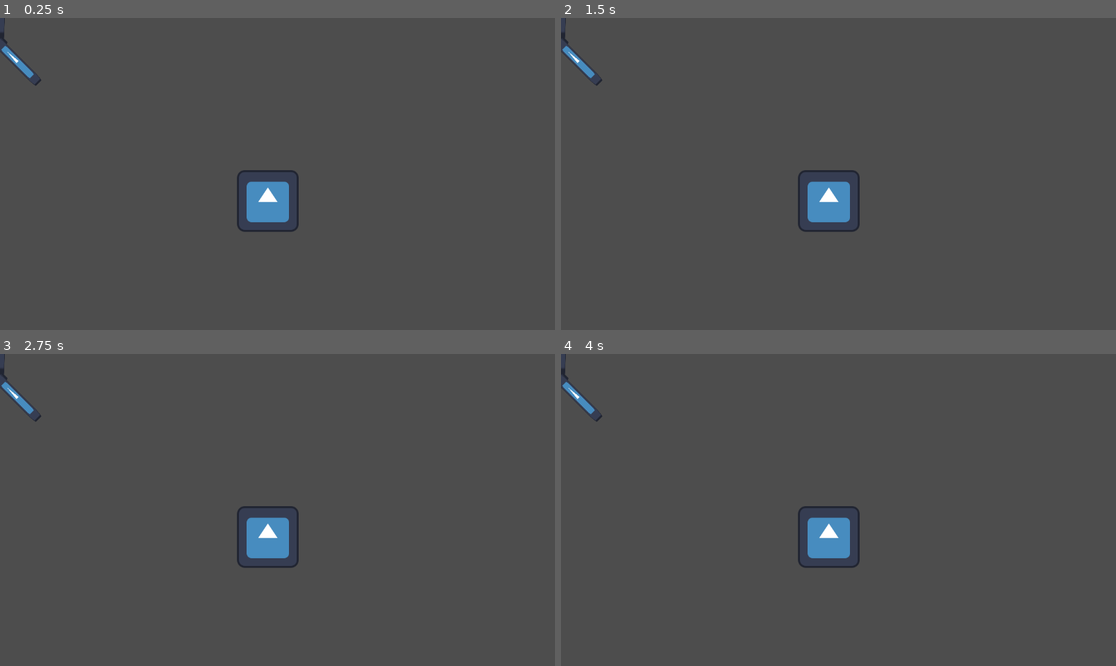
Above: before the commit, frames 1-4 (two rows, left to right).
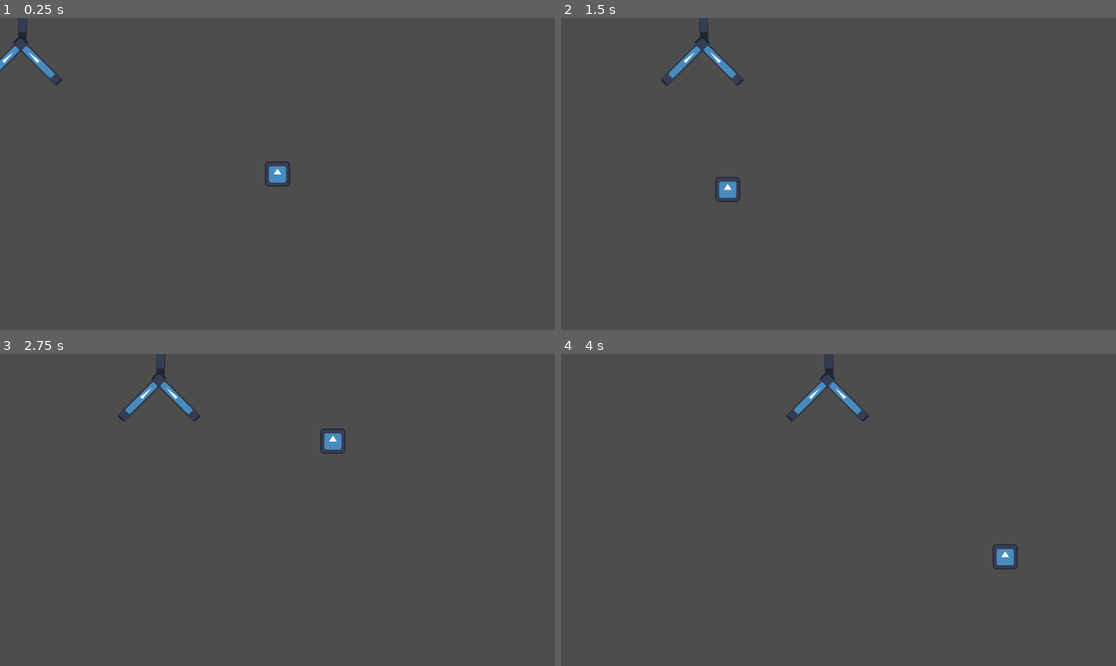
Above: after the commit, the same moments.

Repository: bonsaipropaganda/GMTK-Jam-2023
Game: Godot game, scene res://scenes/claw/claw_tests.tscn
Two runs of this game, one before a commit and one after it. Both use one fixed random seed, a clock stepped at 60 frames per second and the inputs below. The project has no main scene, so this scene is started directly. The engine's default icon, where the game draws it, is replaced by a stand-in: a white triangle on a blue panel in a dark square.
Inputs (mouse positions are in pixels of both pictures, inside the frame that each line leads up to):
- Up to frame 1 (0.25 s): no input
- Up to frame 2 (1.5 s): move the mouse to (960, 158) at 0.52 s; move the mouse to (727, 189) at 1.27 s
- Up to frame 3 (2.75 s): move the mouse to (333, 441) at 2.02 s
- Up to frame 4 (4 s): move the mouse to (810, 572) at 2.77 s; move the mouse to (1005, 556) at 3.52 s

The runs differ from the first frame. In frame 1, 2.0% of the frame differs, in the area x 0-54%, y 0-69%; in frame 2, 2.2%; in frame 3, 2.2%; in frame 4, 2.2%.

Commit message:
Implemented claw homing, descend and ascend logic

Diff:
--- a/code/claw/claw.gd
+++ b/code/claw/claw.gd
@@ -5,7 +5,15 @@
 @export var target: Node2D # TOOD: change to player type
 
 ## Horizontal speed of the claw
-@export var homing_speed: float = 100.0
+@export var homing_speed: float = 200.0
 
 ## The speed at wich it tries to catch the player
-@export var descending_speed: float = 150.0
+@export var descending_speed: float = 250.0
+## The speed at wich the claw goes back up
+@export var ascending_speed: float = 200.0
+## The horizontal distance at wich the claw tries to grab
+@export var grab_distance: float = 35.0
+
+
+## If the player is inside this area, close the hand
+@onready var hand_area: Area2D = $HandArea
--- a/code/claw/claw_tests.gd
+++ b/code/claw/claw_tests.gd
@@ -1,11 +1,5 @@
 extends Node2D
 
 
-# Called when the node enters the scene tree for the first time.
-func _ready() -> void:
-	pass # Replace with function body.
-
-
-# Called every frame. 'delta' is the elapsed time since the previous frame.
-func _process(delta: float) -> void:
-	pass
+func _process(_delta: float) -> void:
+	$IAmAPlayer.position = get_global_mouse_position()
--- /dev/null
+++ b/code/claw/fsm/ascend_state.gd
@@ -0,0 +1,13 @@
+extends ClawState
+
+
+func _physics_process(delta: float) -> void:
+	if not claw.target:
+		return
+
+	claw.position.y -= claw.ascending_speed * delta
+
+	# When the claw reaches the top
+	if claw.position.y <= 0.0:
+		claw.position.y = 0.0
+		fsm.switch_to_state("HomingState")
--- a/code/claw/fsm/claw_fsm.gd
+++ b/code/claw/fsm/claw_fsm.gd
@@ -3,4 +3,8 @@
 extends FiniteStateMachine
 
 
-@onready var claw: Claw = get_parent()
+var claw: Claw
+
+
+func _ready() -> void:
+	propagate_call(&"set", [&"claw", get_parent()])
--- a/code/claw/fsm/claw_state.gd
+++ b/code/claw/fsm/claw_state.gd
@@ -3,4 +3,4 @@
 
 
 @onready var fsm: ClawFSM = get_parent()
-@onready var claw: Claw = fsm.claw
+var claw: Claw
--- /dev/null
+++ b/code/claw/fsm/descend_state.gd
@@ -0,0 +1,18 @@
+extends ClawState
+
+
+func _physics_process(delta: float) -> void:
+	if not claw.target:
+		return
+
+	var y_direction: float = sign(claw.target.position.y - claw.position.y)
+	claw.position.y += y_direction * claw.descending_speed * delta
+
+	# Start to grab the player if in the hand
+	if claw.hand_area.has_overlapping_bodies():
+		fsm.switch_to_state("GrabbingState")
+
+	# Go back to homing state if too far from the target
+	var distance: float = abs(claw.target.position.x - claw.position.x)
+	if distance > claw.grab_distance:
+		fsm.switch_to_state("AscendState")
--- /dev/null
+++ b/code/claw/fsm/grabbing_state.gd
@@ -0,0 +1,9 @@
+extends ClawState
+
+
+func _state_entered(_from: ClawState) -> void:
+	print("GRAB !!!")
+
+
+func _ready() -> void:
+	state_entered.connect(_state_entered)
--- a/code/claw/fsm/homing_state.gd
+++ b/code/claw/fsm/homing_state.gd
@@ -2,10 +2,14 @@
 
 
 func _physics_process(delta: float) -> void:
-	if not is_instance_valid(claw.target):
+	if not claw.target:
 		return
 
-	var dir: float = claw.target.position.x - claw.position.x
-	dir = sign(dir)
+	var direction: float = claw.target.position.x - claw.position.x
+	var distance: float = abs(direction)
+	direction = sign(direction)
 
-	claw.position.x += dir * claw.homing_speed * delta
+	claw.position.x += direction * claw.homing_speed * delta
+
+	if distance < claw.grab_distance:
+		fsm.switch_to_state("DescendState")
--- a/code/fsm/finite_state_machine.gd
+++ b/code/fsm/finite_state_machine.gd
@@ -5,19 +5,24 @@
 
 @export var current_state: State:
 	set(state):
-		if is_instance_valid(current_state):
-			current_state._exit(state)
-		state._enter(current_state)
+		if not Engine.is_editor_hint():
+			# Change state status
+			if is_instance_valid(current_state):
+				current_state._exit(state)
+			state._enter(current_state)
+
 		current_state = state
-
 		update_configuration_warnings()
 
 
-func switch_to_state(state: State) -> void:
+func switch_to_state(state_name: String) -> void:
+	var state: State = get_node_or_null(state_name)
+	if not is_instance_valid(state):
+		push_error("State %s does not exist" % [state_name])
+		return
 	if current_state == state:
 		return
 	current_state = state
-
 
 
 func _get_configuration_warnings() -> PackedStringArray:
--- a/code/fsm/state.gd
+++ b/code/fsm/state.gd
@@ -5,23 +5,23 @@
 signal state_entered(from: State)
 signal state_exited(to: State)
 
+var is_current_state: bool = false
 
-func _ready() -> void:
-	_set_enabled(false)
 
-	# Connect signals to corresponding methods
-	if has_method(&"_state_entered"):
-		state_entered.connect(func(from: State): call(&"_state_entered", from))
-	if has_method(&"_state_exited"):
-		state_exited.connect(func(to: State): call(&"_state_exited", to))
+func _notification(what: int) -> void:
+	match what:
+		NOTIFICATION_READY: # using notification so that the _ready function can be overrwitten easily in child classes
+			_set_enabled(is_current_state)
 
 
 func _enter(from: State) -> void:
+	is_current_state = true
 	state_entered.emit(from)
 	_set_enabled(true)
 
 
 func _exit(to: State) -> void:
+	is_current_state = false
 	state_exited.emit(to)
 	_set_enabled(false)
 
--- a/project.godot
+++ b/project.godot
@@ -13,3 +13,7 @@
 config/name="GMTK Game Jam 2023 - Claw Game"
 config/features=PackedStringArray("4.1", "Forward Plus")
 config/icon="res://icon.svg"
+
+[layer_names]
+
+2d_physics/layer_3="Claw"
--- a/scenes/claw/claw.tscn
+++ b/scenes/claw/claw.tscn
@@ -1,9 +1,12 @@
-[gd_scene load_steps=7 format=3 uid="uid://cgubjtnwu5enp"]
+[gd_scene load_steps=11 format=3 uid="uid://cgubjtnwu5enp"]
 
 [ext_resource type="Texture2D" uid="uid://b167hqyegprrt" path="res://icon.svg" id="1_um1yc"]
 [ext_resource type="Script" path="res://code/claw/claw.gd" id="1_xf3ji"]
 [ext_resource type="Script" path="res://code/claw/fsm/claw_fsm.gd" id="3_dlgb5"]
 [ext_resource type="Script" path="res://code/claw/fsm/homing_state.gd" id="4_2ckmf"]
+[ext_resource type="Script" path="res://code/claw/fsm/descend_state.gd" id="5_kb0bm"]
+[ext_resource type="Script" path="res://code/claw/fsm/grabbing_state.gd" id="5_mn105"]
+[ext_resource type="Script" path="res://code/claw/fsm/ascend_state.gd" id="6_m2jcv"]
 
 [sub_resource type="RectangleShape2D" id="RectangleShape2D_e168e"]
 size = Vector2(20, 600)
@@ -11,7 +14,11 @@
 [sub_resource type="RectangleShape2D" id="RectangleShape2D_50fir"]
 size = Vector2(20, 100)
 
+[sub_resource type="CircleShape2D" id="CircleShape2D_88500"]
+radius = 40.0
+
 [node name="Claw" type="AnimatableBody2D"]
+collision_layer = 4
 script = ExtResource("1_xf3ji")
 
 [node name="Arm" type="CollisionShape2D" parent="."]
@@ -24,6 +31,7 @@
 
 [node name="Hand" type="AnimatableBody2D" parent="."]
 position = Vector2(0, 60)
+collision_layer = 4
 
 [node name="LeftUp" type="CollisionShape2D" parent="Hand"]
 position = Vector2(-35, 30)
@@ -43,9 +51,26 @@
 scale = Vector2(0.155, 1)
 texture = ExtResource("1_um1yc")
 
+[node name="HandArea" type="Area2D" parent="."]
+position = Vector2(0, 110)
+collision_layer = 0
+monitorable = false
+
+[node name="CollisionShape2D" type="CollisionShape2D" parent="HandArea"]
+shape = SubResource("CircleShape2D_88500")
+
 [node name="ClawFSM" type="Node" parent="." node_paths=PackedStringArray("current_state")]
 script = ExtResource("3_dlgb5")
 current_state = NodePath("HomingState")
 
 [node name="HomingState" type="Node" parent="ClawFSM"]
 script = ExtResource("4_2ckmf")
+
+[node name="DescendState" type="Node" parent="ClawFSM"]
+script = ExtResource("5_kb0bm")
+
+[node name="AscendState" type="Node" parent="ClawFSM"]
+script = ExtResource("6_m2jcv")
+
+[node name="GrabbingState" type="Node" parent="ClawFSM"]
+script = ExtResource("5_mn105")
--- a/scenes/claw/claw_tests.tscn
+++ b/scenes/claw/claw_tests.tscn
@@ -1,8 +1,11 @@
-[gd_scene load_steps=4 format=3 uid="uid://cutngrbp08kgw"]
+[gd_scene load_steps=5 format=3 uid="uid://cutngrbp08kgw"]
 
 [ext_resource type="Script" path="res://code/claw/claw_tests.gd" id="1_rw13k"]
 [ext_resource type="PackedScene" uid="uid://cgubjtnwu5enp" path="res://scenes/claw/claw.tscn" id="2_o3o3p"]
 [ext_resource type="Texture2D" uid="uid://b167hqyegprrt" path="res://icon.svg" id="3_dwjmf"]
+
+[sub_resource type="CircleShape2D" id="CircleShape2D_ayj44"]
+radius = 24.3516
 
 [node name="ClawTests" type="Node2D"]
 script = ExtResource("1_rw13k")
@@ -10,8 +13,12 @@
 [node name="Claw" parent="." node_paths=PackedStringArray("target") instance=ExtResource("2_o3o3p")]
 target = NodePath("../IAmAPlayer")
 
-[node name="IAmAPlayer" type="Node2D" parent="."]
+[node name="IAmAPlayer" type="CharacterBody2D" parent="."]
 position = Vector2(556, 380)
 
 [node name="Icon" type="Sprite2D" parent="IAmAPlayer"]
+scale = Vector2(0.4, 0.4)
 texture = ExtResource("3_dwjmf")
+
+[node name="CollisionShape2D" type="CollisionShape2D" parent="IAmAPlayer"]
+shape = SubResource("CircleShape2D_ayj44")
